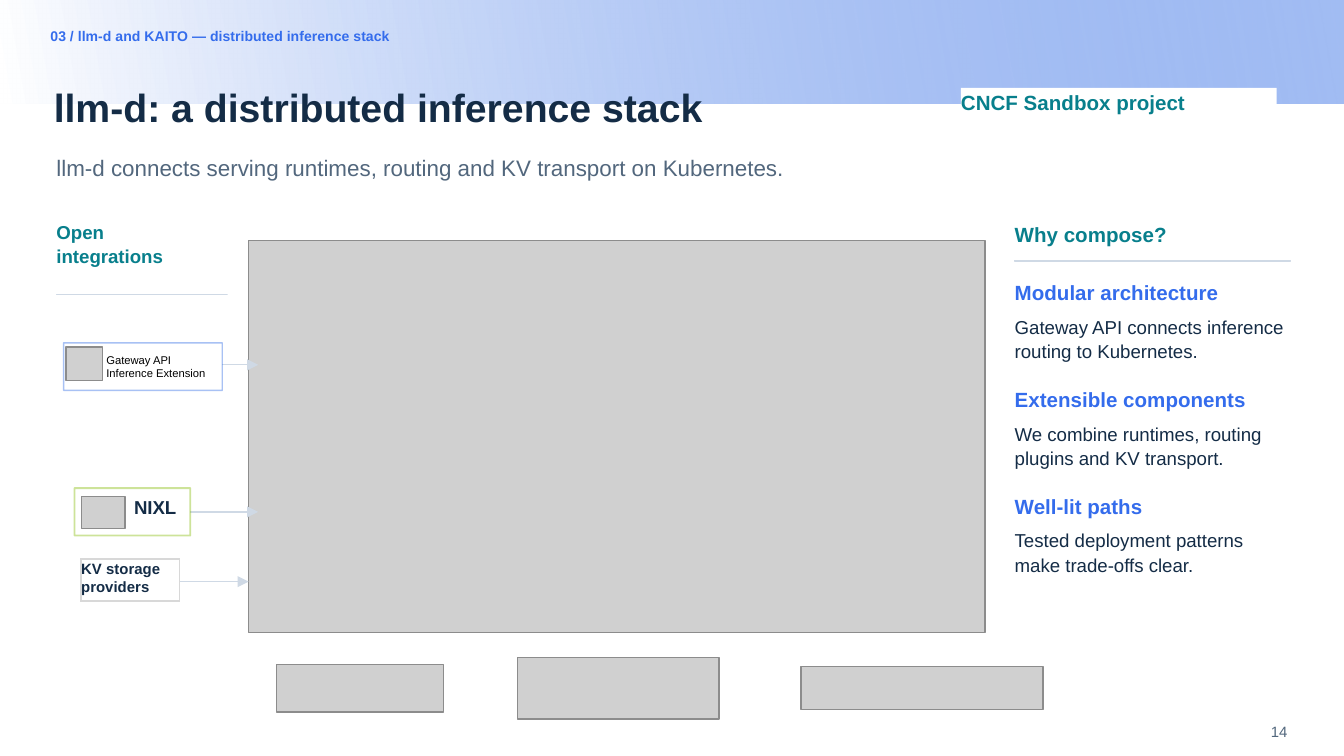
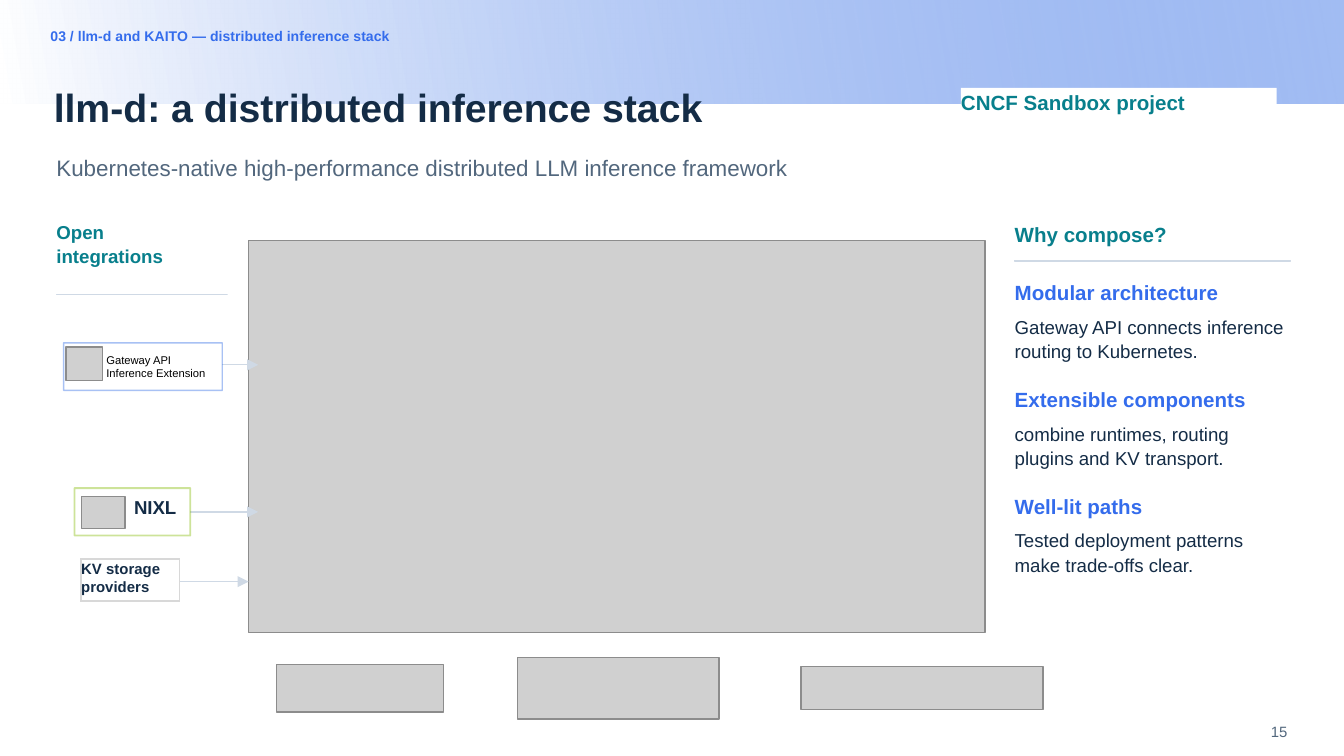
Before and after one commit to andyzhangx/demo, a slide deck: slide 15 of llm/pd-disaggregation/kubecon-na-2026-pd-disaggregation-kaito-llmd.pptx (slide 14 before the commit). Drawn at 1344x756 pixels with LibreOffice and Linux fonts; fonts in the diff are those of the drawing; grey boxes stand for pictures; background and template pictures are left out. Boxes give left, top, right and bottom in pixels: in the first picture for what was removed or moved away, otherwise in the second. Text is boxed around its words. In the diff, an @@ line names an element or a change of style, - is before the commit and + after.

```diff
--- a/llm/pd-disaggregation/kubecon-na-2026-pd-disaggregation-kaito-llmd.pptx
+++ b/llm/pd-disaggregation/kubecon-na-2026-pd-disaggregation-kaito-llmd.pptx
@@ text at (56,160,787,181): text changed @@
-llm-d connects serving runtimes, routing and KV transport on Kubernetes.
+Kubernetes-native high-performance distributed LLM inference framework
@@ text at (1015,427,1229,469): text changed @@
-We combine runtimes, routing plugins and KV transport.
+combine runtimes, routing plugins and KV transport.
@@ page number at (1271,726,1288,737): text changed @@
-14
+15
```
Also in this commit, not shown: 9 other slides changed, 1 slide added.
